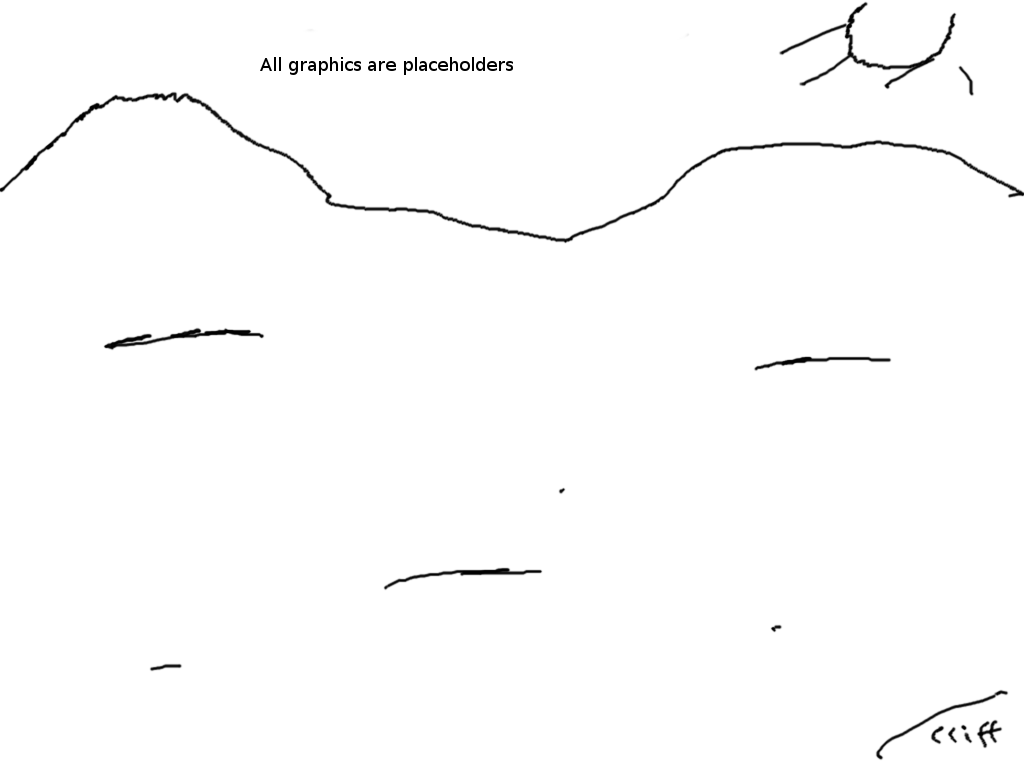
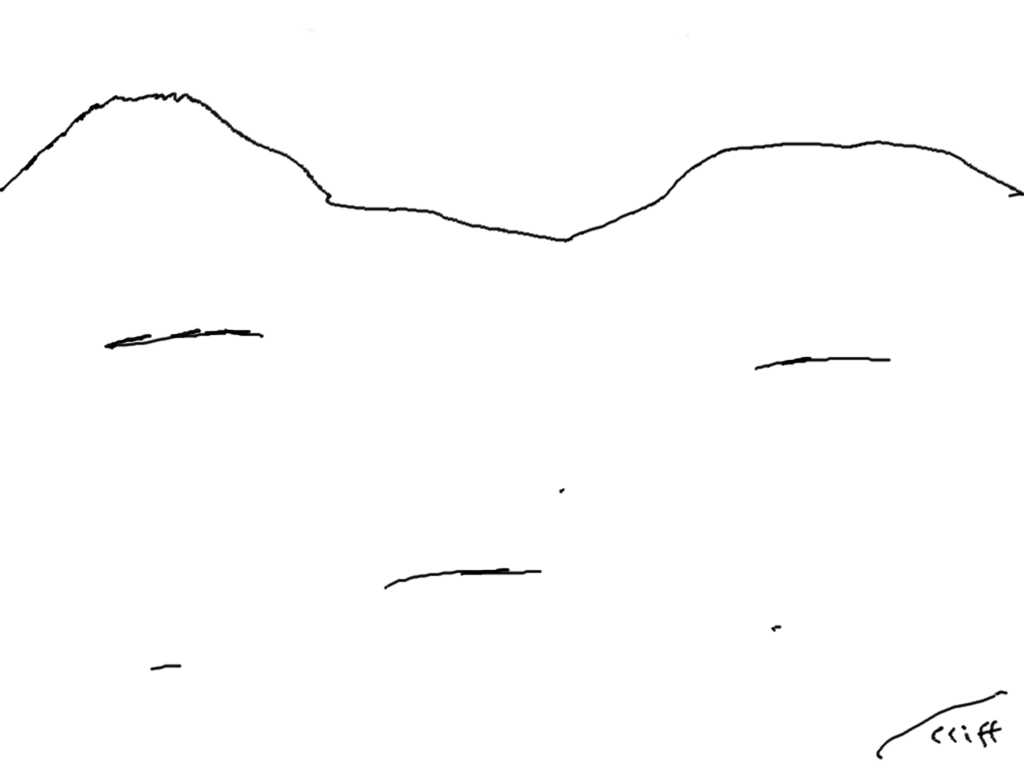
Layer changes from the first 1024×768 image to the second:
removed layer "All graphics are placeholders" over [260, 57, 513, 75]
painted on "Background" over [778, 1, 975, 97]
